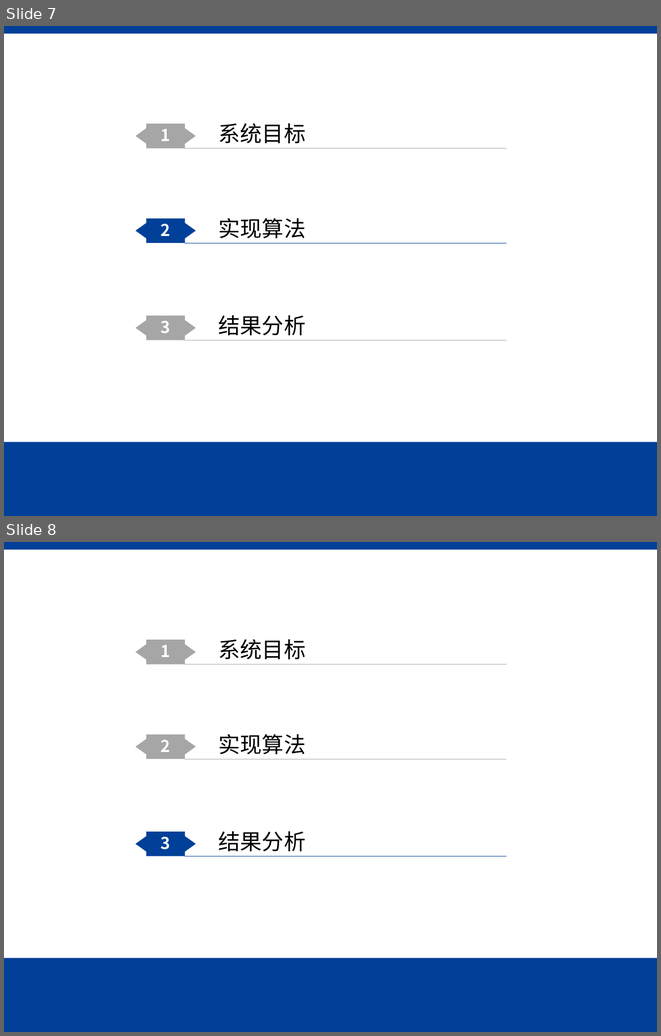
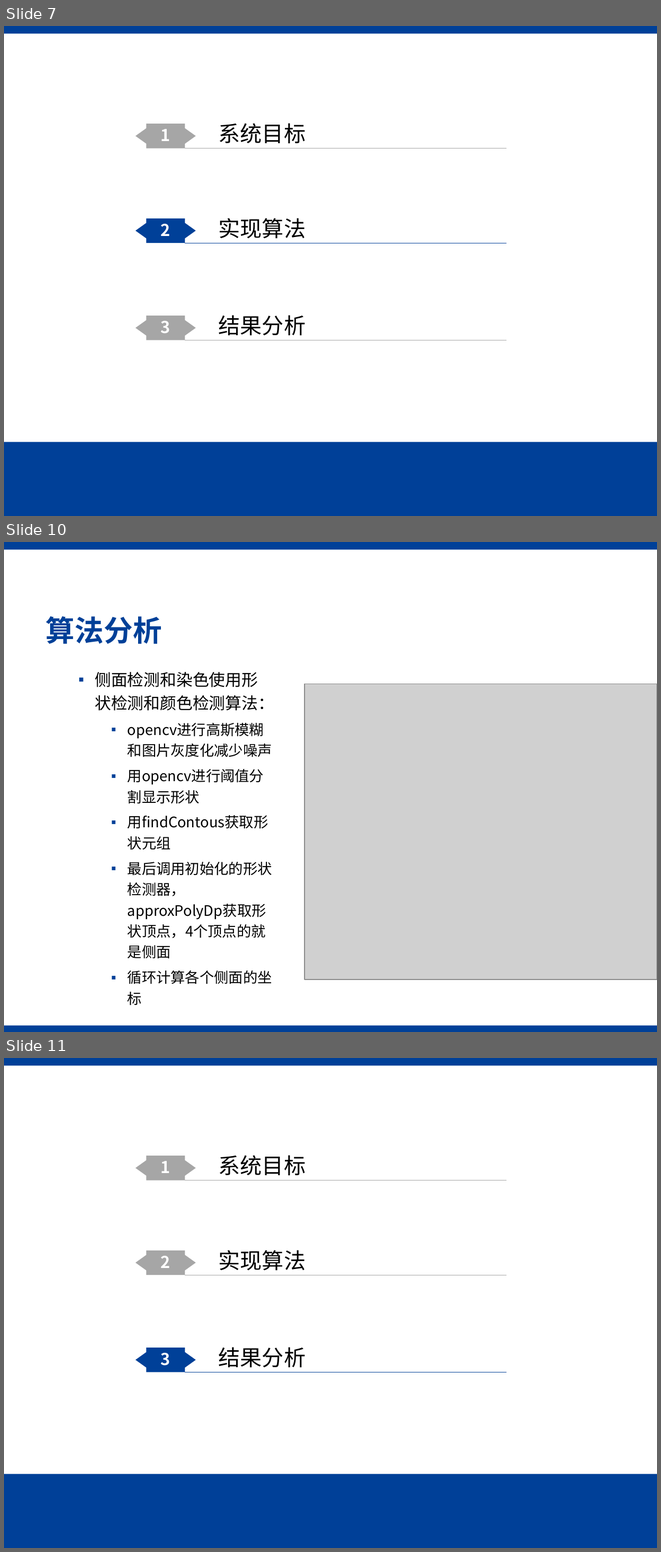
Before and after one commit to PythonMyLife/bottle_cap_recongnition, a slide deck: PPT_and_report/答辩.pptx. Shown one above the other, each under a label of ours: slides 7 and 8 before the commit, slides 7, 10 and 11 after it; the slides between them are not shown. The pictures are 661x1036 and 661x1552 pixels, drawn with LibreOffice and Linux fonts; fonts in the diff are those of the drawing; grey boxes stand for pictures; background and template pictures are left out. Boxes give left, top, right and bottom in pixels: in the first picture for what was removed or moved away, otherwise in the second. Text is boxed around its words. In the diff, an @@ line names an element or a change of style, - is before the commit and + after.

Commit message:
吴岳欣 ppt算法填写

```diff
--- a/PPT_and_report/答辩.pptx
+++ b/PPT_and_report/答辩.pptx
@@ slide 10 added at (4, 542, 657, 1032), background #FFFFFF; not listed: 1 template element that a slide beside it also shows @@
@@ title added at (46, 616, 162, 644), 32 pt, text #004098, bold @@
+算法分析
@@ text added at (95, 672, 274, 1005), 16 pt, text #000000 @@
+  ▪ 侧面检测和染色使用形状检测和颜色检测算法：
+    ▪ opencv进行高斯模糊和图片灰度化减少噪声
+    ▪ 用opencv进行阈值分割显示形状
+    ▪ 用findContous获取形状元组
+    ▪ 最后调用初始化的形状检测器，approxPolyDp获取形状顶点，4个顶点的就是侧面
+    ▪ 循环计算各个侧面的坐标
@@ picture added at (305, 684, 657, 979) @@
@@ rectangle added at (4, 1025, 657, 1032), fill #004098 @@
@@ what was slide 8 is now slide 11 @@
```
Also in this commit, not shown: 2 other slides added.
